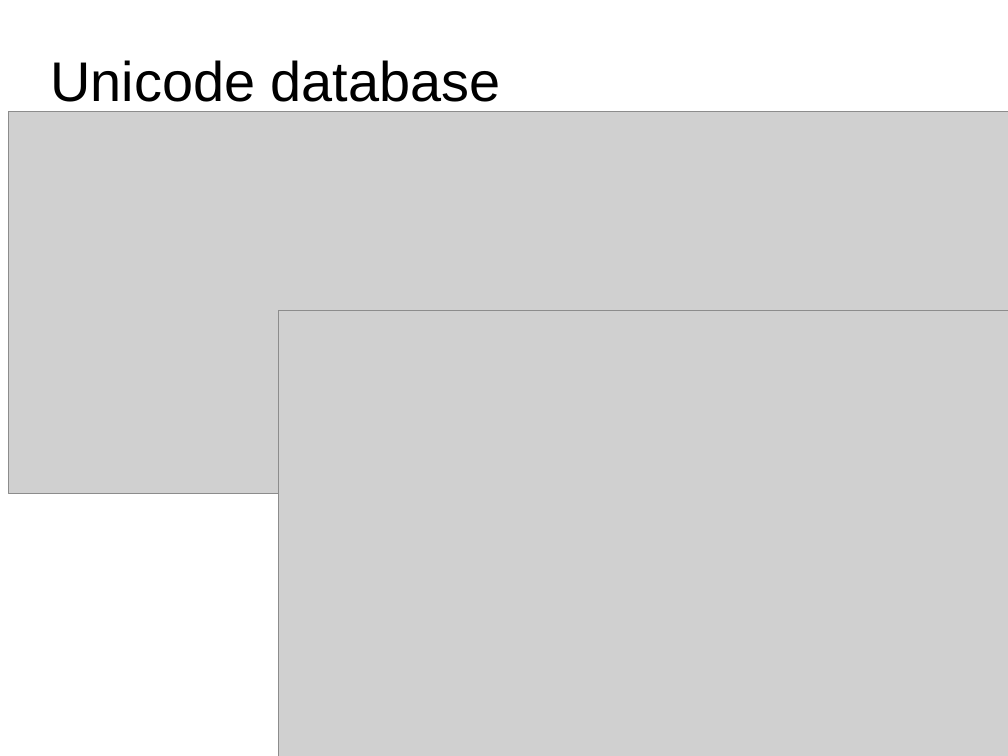
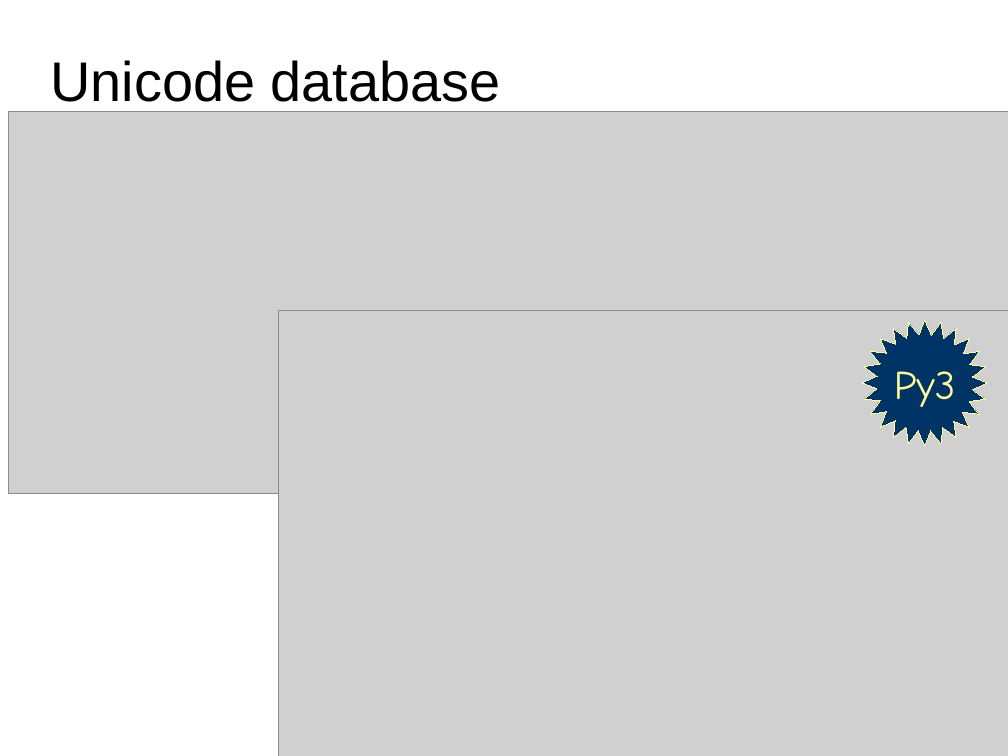
Before and after one commit to fluentpython/unicode-solutions, a slide deck: slide 21 of unicode-solutions.odp (slide 12 before the commit). Drawn at 1008x756 pixels with LibreOffice and Linux fonts; fonts in the diff are those of the drawing; grey boxes stand for pictures; background and template pictures are left out. Boxes give left, top, right and bottom in pixels: in the first picture for what was removed or moved away, otherwise in the second. Text is boxed around its words. In the diff, an @@ line names an element or a change of style, - is before the commit and + after.

```diff
--- a/unicode-solutions.odp
+++ b/unicode-solutions.odp
@@ freeform shape added at [863,320,988,445], fill #003366, outline #FFFF99 0 pt, 32 pt, text #FFFF99 @@
+Py3
```
Also in this commit, not shown: 5 other slides changed, 12 slides added, 9 other files.
